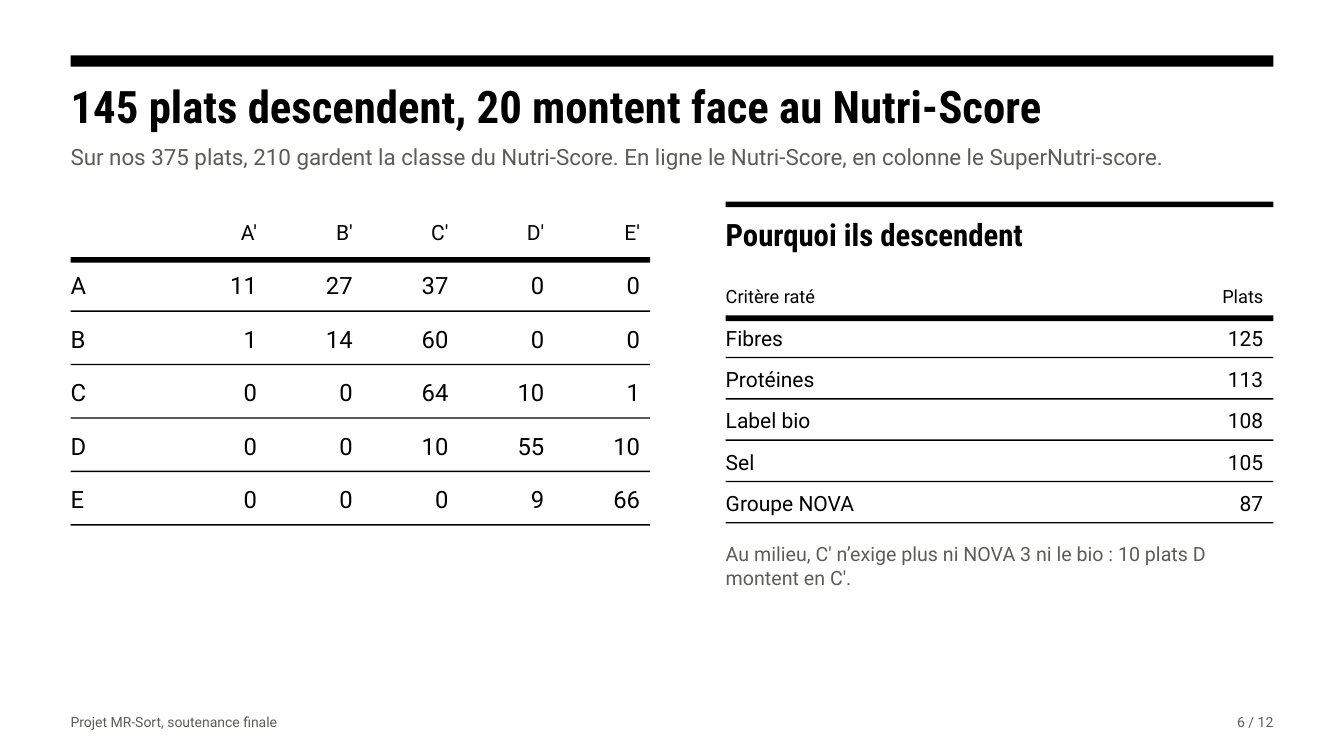
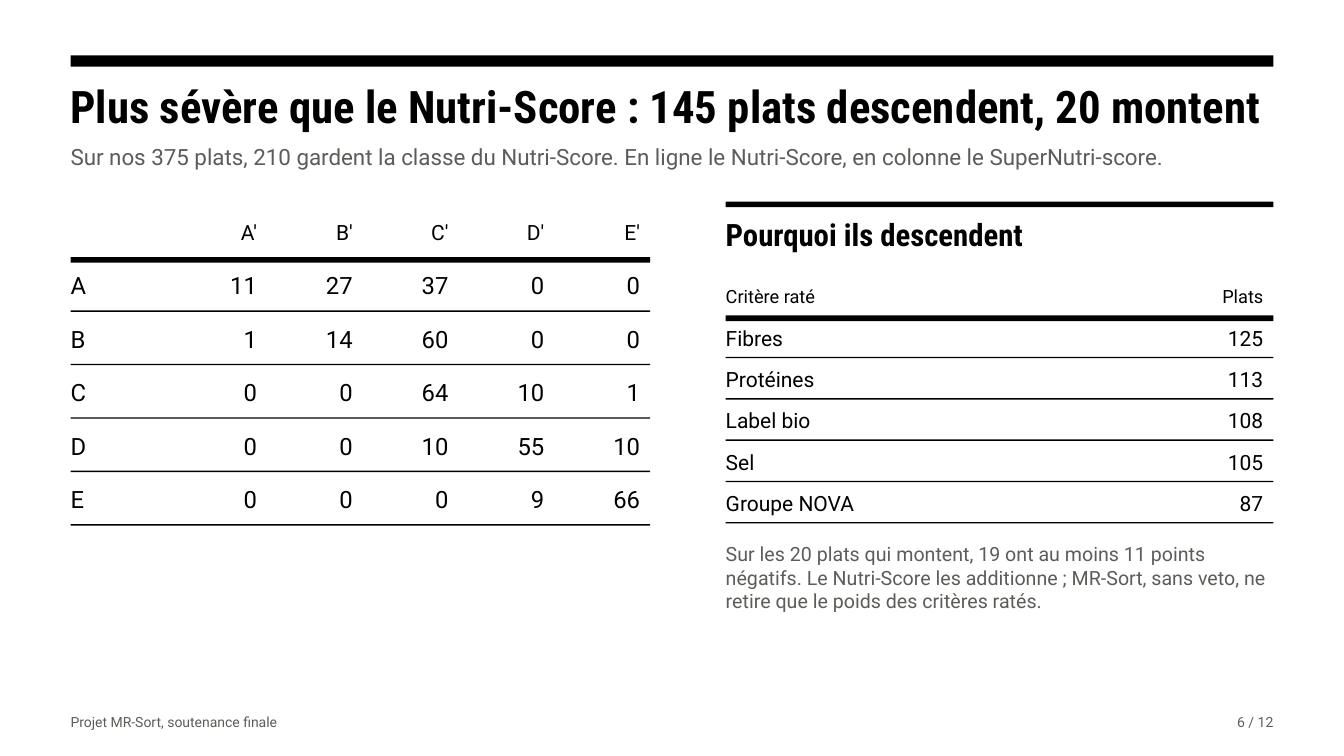
Before and after one commit to Nirrta/nutriscore-mrsort-projet-2026, a slide deck: slide 6 of resultats/slides_soutenance_finale.pptx. Drawn at 1344x756 pixels with LibreOffice and Linux fonts; fonts in the diff are those of the drawing. Boxes give left, top, right and bottom in pixels: in the first picture for what was removed or moved away, otherwise in the second. Text is boxed around its words. In the diff, an @@ line names an element or a change of style, - is before the commit and + after.

```diff
--- a/resultats/slides_soutenance_finale.pptx
+++ b/resultats/slides_soutenance_finale.pptx
@@ text at box(71, 89, 1260, 132): text changed @@
-145 plats descendent, 20 montent face au Nutri-Score
+Plus sévère que le Nutri-Score : 145 plats descendent, 20 montent
@@ text at box(726, 546, 1265, 612): text changed @@
-Au milieu, C′ n’exige plus ni NOVA 3 ni le bio : 10 plats D montent en C′.
+Sur les 20 plats qui montent, 19 ont au moins 11 points négatifs. Le Nutri-Score les additionne ; MR-Sort, sans veto, ne retire que le poids des critères ratés.
```
Also in this commit, not shown: 2 other slides changed, 15 other files.
